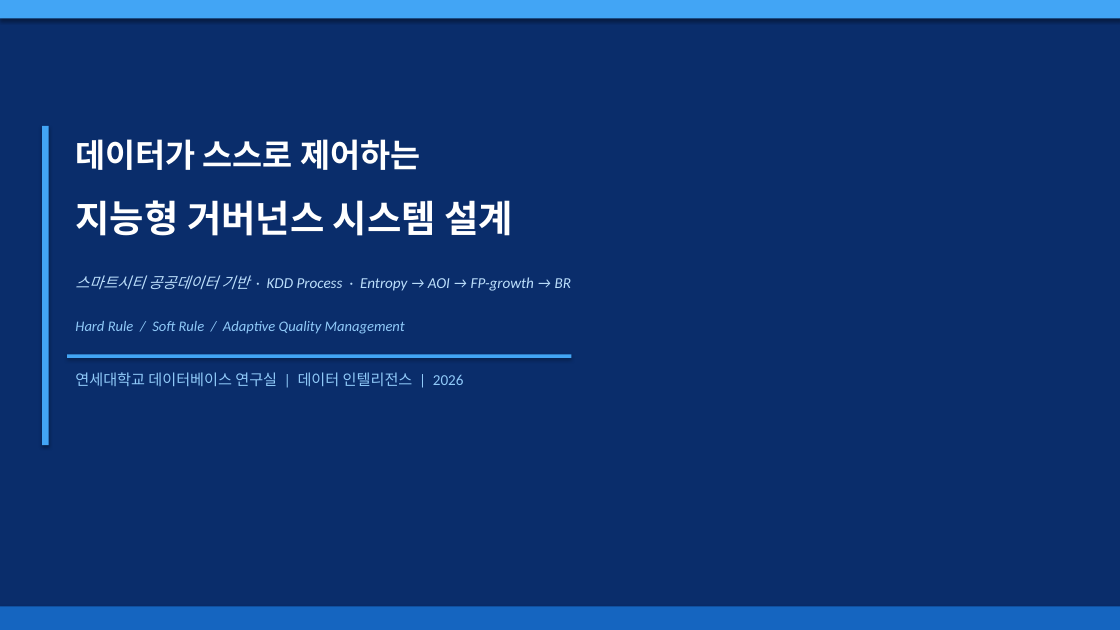
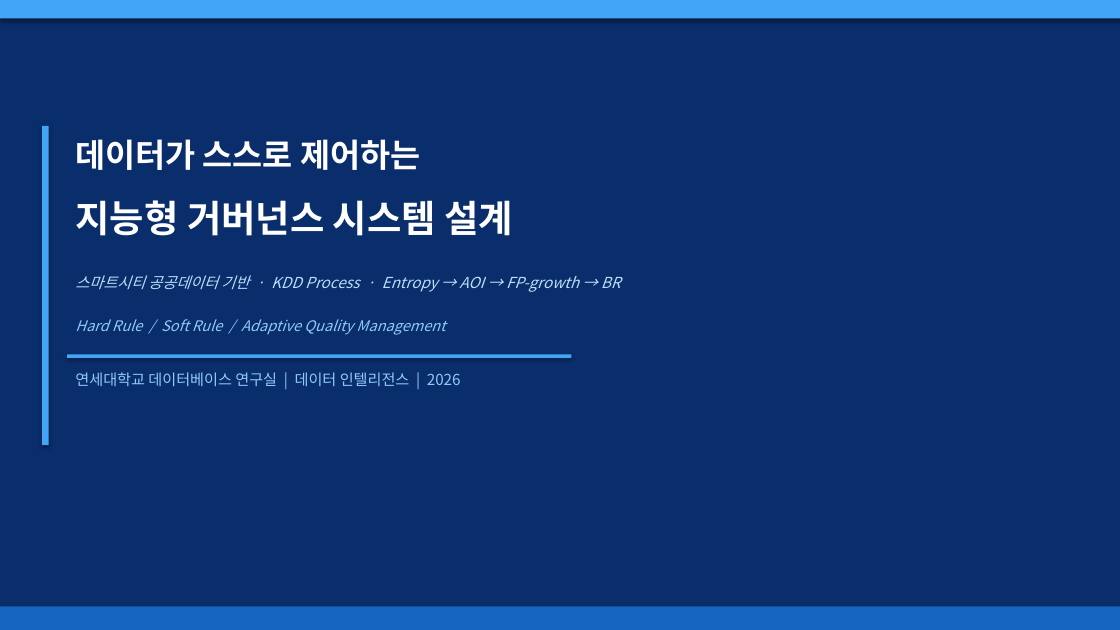
Before and after one commit to yimju/DataIntelligence-project, a slide deck: slide 1 of 스마트시티_데이터거버넌스_BR마이닝_v4.pptx. Drawn at 1120x630 pixels with LibreOffice and Linux fonts; fonts in the diff are those of the drawing. Boxes give left, top, right and bottom in pixels: in the first picture for what was removed or moved away, otherwise in the second. Text is boxed around its words. In the diff, an @@ line names an element or a change of style, - is before the commit and + after.

```diff
--- a/스마트시티_데이터거버넌스_BR마이닝_v4.pptx
+++ b/스마트시티_데이터거버넌스_BR마이닝_v4.pptx
@@ font Calibri to Noto Sans CJK KR in 3 elements at <box>75,275,621,292</box>, <box>75,319,445,335</box>, <box>75,372,461,386</box> @@
```
Also in this commit, not shown: 10 other slides changed.
